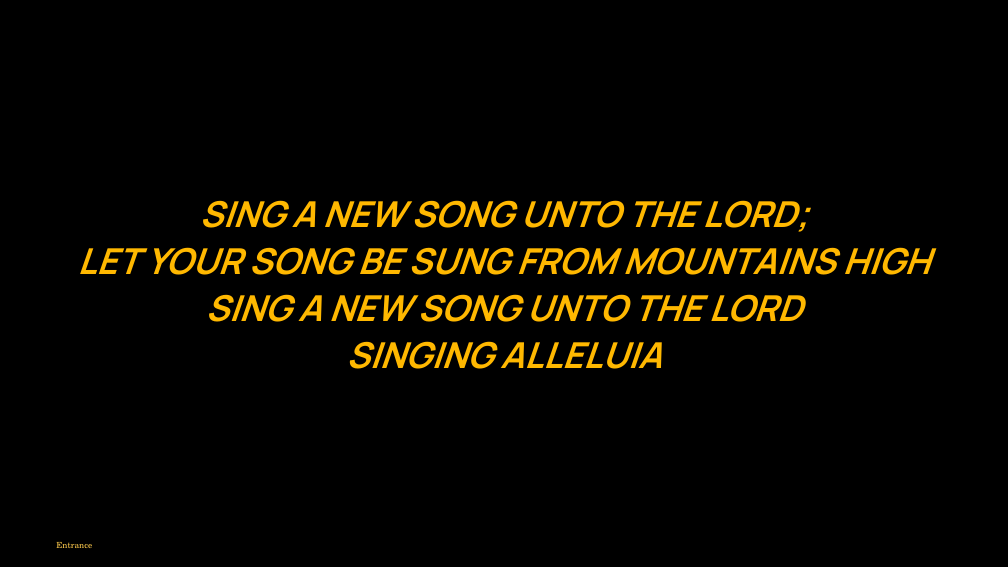
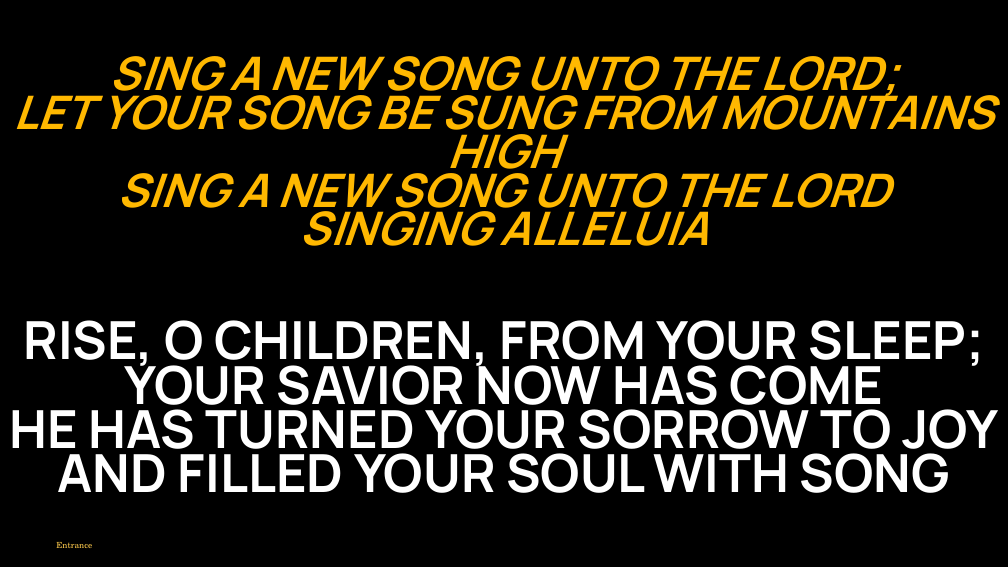
Before and after one commit to divinogabriel9/verbum, a slide deck: slide 4 of outputs/GFCC7Jun2026_TheSolemnityoftheMostHolyBodyandBloodofChrist.pptx (slide 5 before the commit). Drawn at 1008x567 pixels with LibreOffice and Linux fonts; fonts in the diff are those of the drawing. Boxes give left, top, right and bottom in pixels: in the first picture for what was removed or moved away, otherwise in the second. Text is boxed around its words. In the diff, an @@ line names an element or a change of style, - is before the commit and + after.

```diff
--- a/outputs/GFCC7Jun2026_TheSolemnityoftheMostHolyBodyandBloodofChrist.pptx
+++ b/outputs/GFCC7Jun2026_TheSolemnityoftheMostHolyBodyandBloodofChrist.pptx
@@ text "SING A NEW SONG UNTO ...": place and size @@
-text "SING A NEW SONG UNTO ..." at <box>77,200,931,369</box>
+text "SING A NEW SONG UNTO ..." at <box>13,56,994,246</box>
@@ text "SING A NEW SONG UNTO ..." at <box>13,56,994,246</box>: size 51 to 66 pt; line spacing 1 to 0.7; less space between paragraphs @@
@@ text added at <box>10,320,998,493</box>, 75 pt, text #FFFFFF, bold @@
+RISE, O CHILDREN, FROM YOUR SLEEP;
+YOUR SAVIOR NOW HAS COME
+HE HAS TURNED YOUR SORROW TO JOY
+AND FILLED YOUR SOUL WITH SONG
```
Also in this commit, not shown: 12 other slides changed, 11 slides removed, 11 other files.
